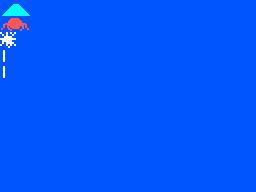
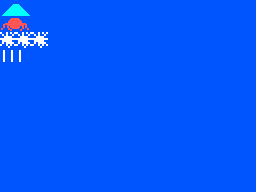
Layered file, before and after one edit (256×192). Changes by layer:
removed layer "Alien Shots" over [3, 66, 5, 78]
renamed "Player Shots" to "Bullets", painted on it over [11, 50, 21, 62]
renamed "Explosions" to "Big explosion", painted on it over [16, 32, 48, 48]
